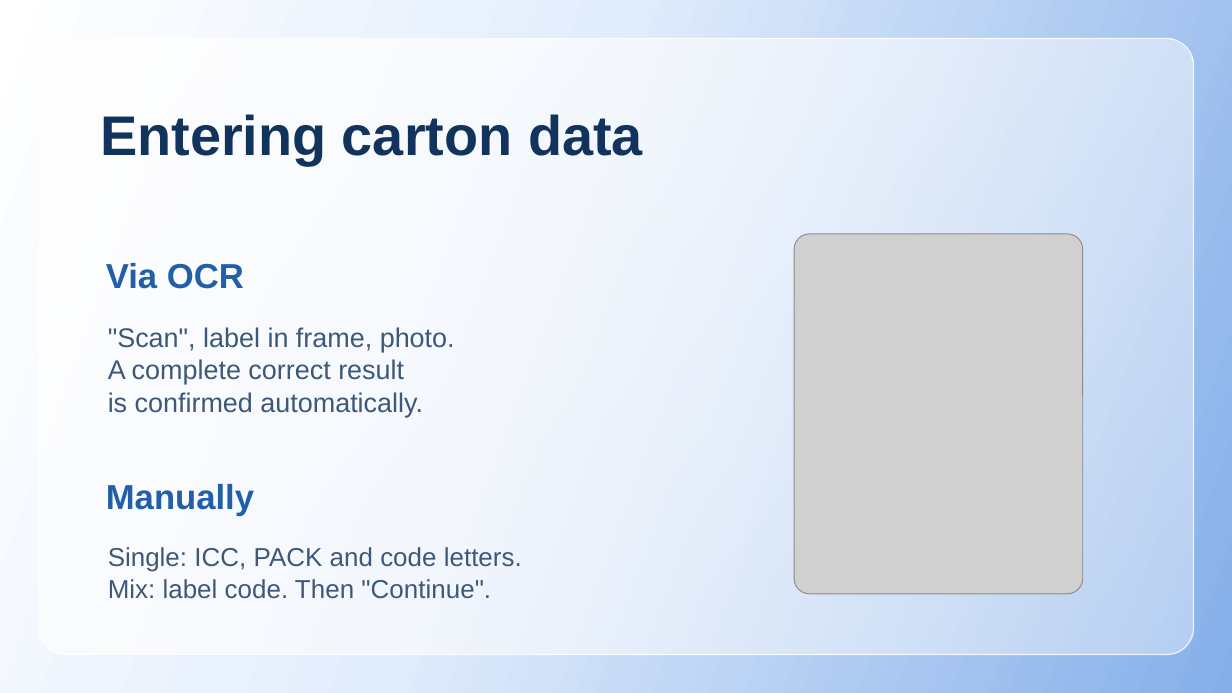
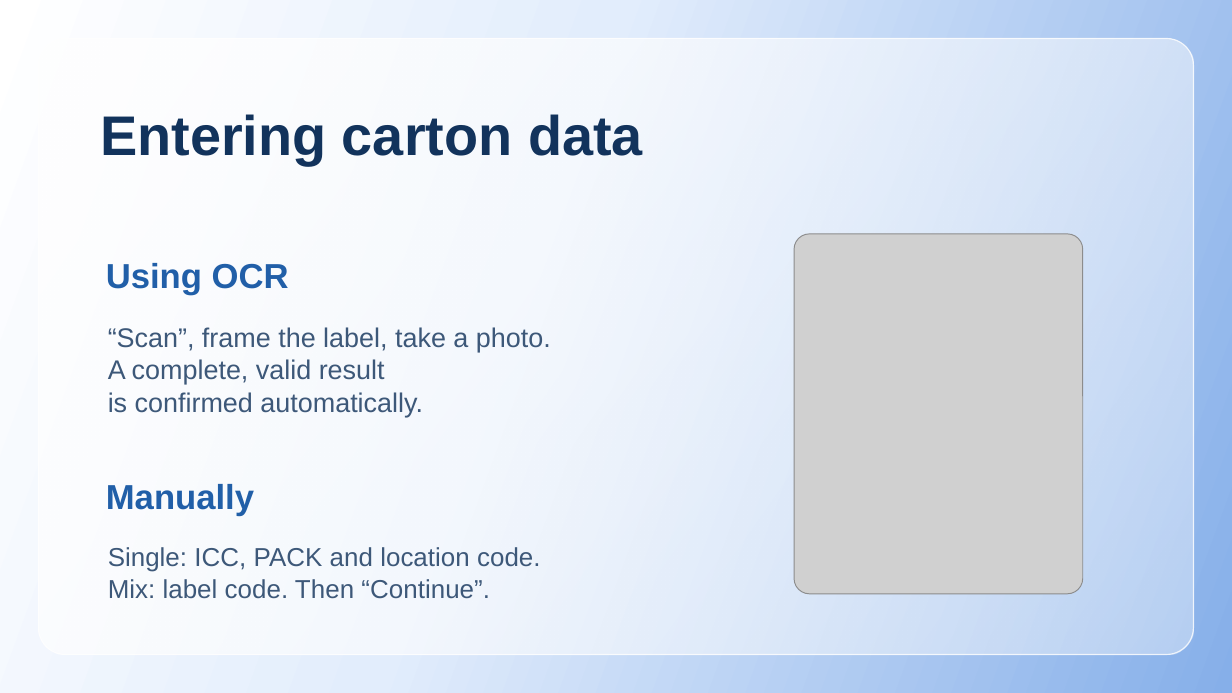
Before and after one commit to Van1shjod/warehouse_sort, a slide deck: slide 7 of presentation-en.pptx. Drawn at 1232x693 pixels with LibreOffice and Linux fonts; fonts in the diff are those of the drawing; grey boxes stand for pictures. Boxes give left, top, right and bottom in pixels: in the first picture for what was removed or moved away, otherwise in the second. Text is boxed around its words. In the diff, an @@ line names an element or a change of style, - is before the commit and + after.

```diff
--- a/presentation-en.pptx
+++ b/presentation-en.pptx
@@ text at box(106, 263, 289, 295): text changed @@
-Via OCR
+Using OCR
@@ text at box(108, 327, 551, 384): text changed @@
-"Scan", label in frame, photo.
-A complete correct result
+“Scan”, frame the label, take a photo.
+A complete, valid result
@@ text at box(108, 547, 541, 599): text changed @@
-Single: ICC, PACK and code letters.
-Mix: label code. Then "Continue".
+Single: ICC, PACK and location code.
+Mix: label code. Then “Continue”.
```
Also in this commit, not shown: 19 other slides changed, 3 other files.
